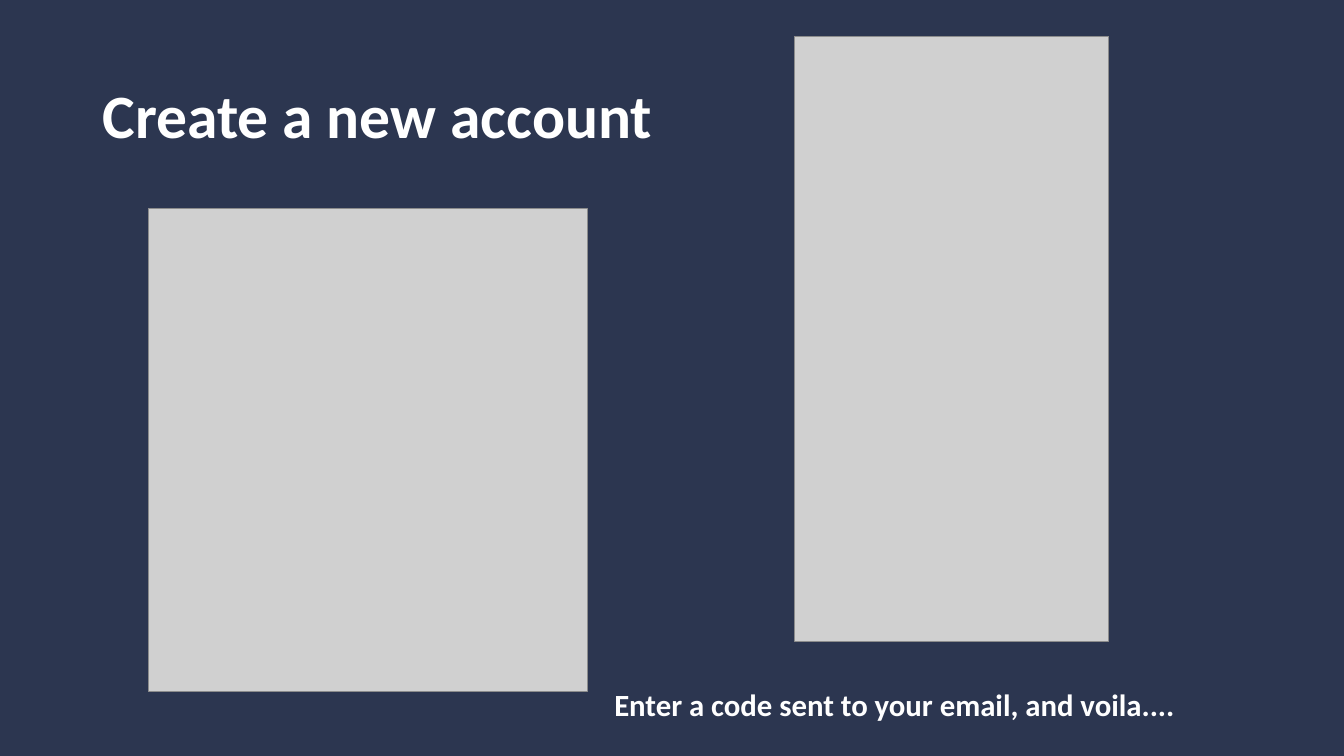
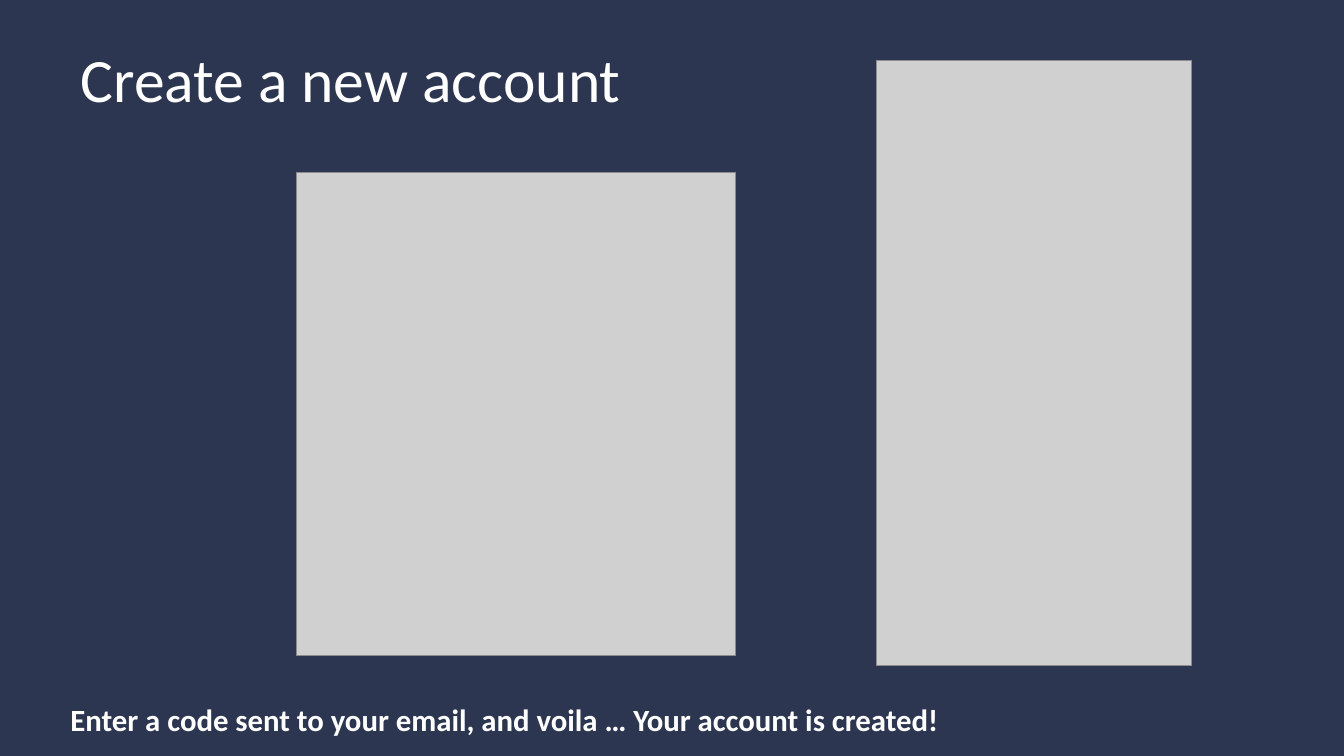
Before and after one commit to Yoselita/introduction-to-Git, a slide deck: slide 3 of supporting_material/remote_VCS_presentation.pptx. Drawn at 1344x756 pixels with LibreOffice and Linux fonts; fonts in the diff are those of the drawing; grey boxes stand for pictures; background and template pictures are left out. Boxes give left, top, right and bottom in pixels: in the first picture for what was removed or moved away, otherwise in the second. Text is boxed around its words. In the diff, an @@ line names an element or a change of style, - is before the commit and + after.

Commit message:
Update presentation.

```diff
--- a/supporting_material/remote_VCS_presentation.pptx
+++ b/supporting_material/remote_VCS_presentation.pptx
@@ text "Create a new account": place and size @@
-text "Create a new account" at (102, 97, 652, 139)
+text "Create a new account" at (80, 62, 620, 103)
@@ text "Create a new account" at (80, 62, 620, 103): bold off @@
@@ picture: place and size @@
-picture at (795, 36, 1109, 641)
+picture at (877, 60, 1192, 665)
@@ picture: place and size @@
-picture at (148, 209, 588, 692)
+picture at (296, 172, 736, 655)
@@ text at (70, 709, 938, 736): text changed @@
-Enter a code sent to your email, and voila....
+Enter a code sent to your email, and voila … Your account is created!
```
Also in this commit, not shown: 5 other slides changed, 1 slide removed, 3 other files.
